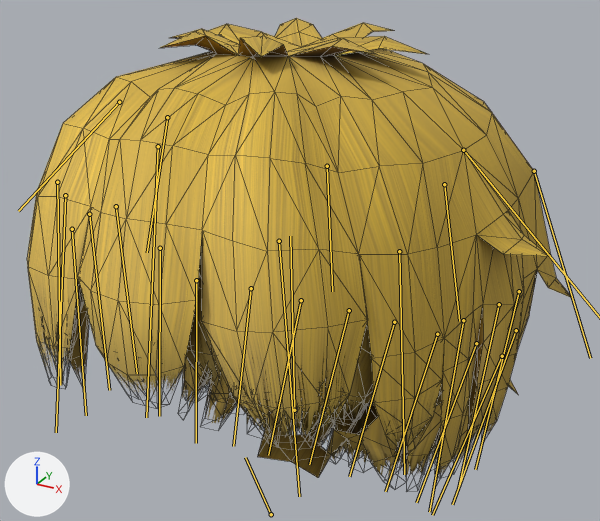
The glTF model data/chars/hair_boy/hair_inroom.gltf as it was, and as the next commit left it.
The view is the same before and after, from a 50 mm lens placed at (0.3, -0.536, 0.412), pointed at (-0.001, 0.011, 0.139). Arrows for +X, +Y and +Z are at lower left; the lights stay in place. Both versions are drawn at frame 1 of the action 'GAME.INROOM.SEAT_WITH_PDA.LOOKING'; the numbers are the values there. The bones that bend it are drawn over the model as lines. Mesh edges are drawn as thin lines.

The first picture shows 'hair.boy'.
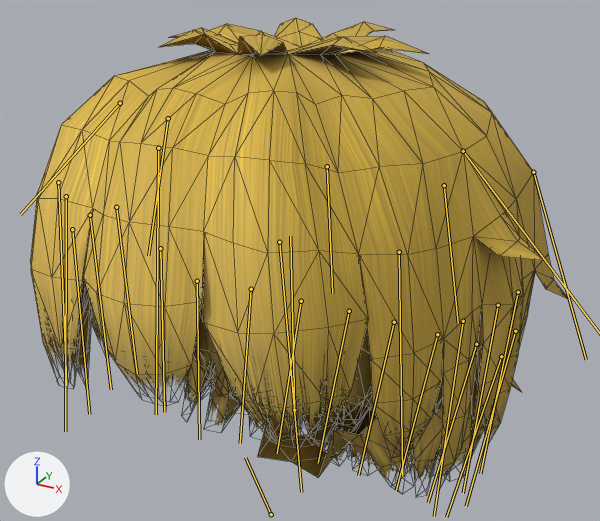
Commit message: update hairs

Pixel boxes (x1, y1, x2, y2) of what changed, in the pictures (600 x 521 px):
'hair.boy', posed: before (27, 18, 572, 481); after (30, 17, 569, 485)
bone 'Front.001', root to tip: before (158, 146) to (146, 417); after (158, 148) to (156, 414)
bone 'Front.002.R', root to tip: before (65, 195) to (56, 432); after (66, 196) to (65, 431)
bone 'Front.002.L', root to tip: before (279, 241) to (299, 496); after (279, 242) to (301, 492)
bone 'Front.003.R', root to tip: before (57, 182) to (60, 385); after (58, 182) to (66, 385)
bone 'Side.001.L', root to tip: before (463, 320) to (429, 512); after (463, 321) to (434, 516)
bone 'Side.001.R', root to tip: before (72, 229) to (86, 415); after (72, 229) to (89, 414)
bone 'Side.002.L', root to tip: before (499, 304) to (458, 488); after (498, 305) to (463, 493)
bone 'Side.003.L', root to tip: before (519, 291) to (475, 469); after (518, 292) to (480, 473)
bone 'Side.004.R', root to tip: before (160, 248) to (159, 416); after (160, 248) to (164, 412)
bone 'Side.004.L', root to tip: before (516, 330) to (452, 504); after (515, 331) to (466, 506)
bone 'Back.001.R', root to tip: before (196, 280) to (196, 443); after (197, 281) to (199, 439)
bone 'Back.001.L', root to tip: before (502, 356) to (432, 515); after (501, 356) to (446, 517)
bone 'Back.002.R', root to tip: before (251, 288) to (233, 446); after (251, 289) to (240, 443)
bone 'Back.002.L', root to tip: before (476, 343) to (416, 502); after (476, 344) to (428, 502)
bone 'Back.003.R', root to tip: before (301, 300) to (268, 455); after (301, 301) to (277, 453)
bone 'Back.003.L', root to tip: before (437, 334) to (385, 491); after (437, 334) to (396, 490)
bone 'Back.004.R', root to tip: before (349, 310) to (309, 464); after (349, 311) to (318, 463)
bone 'Back.004.L', root to tip: before (394, 322) to (349, 476); after (394, 322) to (358, 475)
bone 'Tail.001.R', root to tip: before (119, 102) to (18, 211); after (120, 103) to (20, 214)

The change in detail:
Bone 'Front.001' (bone_front_001) moves from (0.0, 0.0, 0.0) to (0.0, 0.001, 0.0).
Bone 'Front.001' (bone_front_001) turns from (2, 0, -3) to (5, 0, -3) degrees about its own x, y and z.
Bone 'Front.002.R' (bone_front_002_r) turns from (-1, 0, -5) to (1, 0, -5) degrees about its own x, y and z.
Bone 'Front.002.L' (bone_front_002_l) turns from (3, 0, -6) to (5, 0, -6) degrees about its own x, y and z.
Bone 'Front.003.R' (bone_front_003_r) turns from (-2, 0, -4) to (-1, 0, -4) degrees about its own x, y and z.
Bone 'Side.001.L' (bone_side_001_l) turns from (0, 0, -5) to (-2, 0, -5) degrees about its own x, y and z.
Bone 'Side.001.R' (bone_side_001_r) turns from (-3, 0, -4) to (-3, 0, -2) degrees about its own x, y and z.
Bone 'Side.002.L' (bone_side_002_l) turns from (0, 0, -4) to (-2, 0, -3) degrees about its own x, y and z.
Bone 'Side.003.L' (bone_side_003_l) turns from (-1, 0, -2) to (-3, 0, -2) degrees about its own x, y and z.
Bone 'Side.004.R' (bone_side_004_r) turns from (-5, 0, 3) to (-6, 0, 7) degrees about its own x, y and z.
Bone 'Side.004.L' (bone_side_004_l) turns from (-1, 0, -8) to (-5, 0, -11) degrees about its own x, y and z.
Bone 'Back.001.R' (bone_back_001_r) turns from (-6, 0, 0) to (-9, 0, 4) degrees about its own x, y and z.
Bone 'Back.001.L' (bone_back_001_l) turns from (-4, 0, -7) to (-9, -1, -9) degrees about its own x, y and z.
Bone 'Back.002.R' (bone_back_002_r) turns from (-6, 0, -2) to (-11, 0, 1) degrees about its own x, y and z.
Bone 'Back.002.L' (bone_back_002_l) turns from (-7, 0, -5) to (-12, 0, -5) degrees about its own x, y and z.
Bone 'Back.003.R' (bone_back_003_r) turns from (-7, 0, -2) to (-12, 0, 1) degrees about its own x, y and z.
Bone 'Back.003.L' (bone_back_003_l) turns from (-7, 0, -5) to (-12, 0, -5) degrees about its own x, y and z.
Bone 'Back.004.R' (bone_back_004_r) turns from (-7, 0, -3) to (-12, 0, -1) degrees about its own x, y and z.
Bone 'Back.004.L' (bone_back_004_l) turns from (-7, 0, -4) to (-12, 0, -4) degrees about its own x, y and z.
Bone 'Tail.001.R' (bone_tail_001_r) moves from (0.0, 0.0, 0.0) to (0.0, 0.001, 0.001).
Bone 'Tail.001.R' (bone_tail_001_r) turns from (1, 0, 0) to (2, 0, 0) degrees about its own x, y and z.
Bone 'Tail.001.L' (bone_tail_001_l) moves from (0.0, 0.0, 0.0) to (0.0, 0.001, 0.001).
Bone 'Tail.001.L' (bone_tail_001_l) turns from (2, 0, -1) to (4, 0, -1) degrees about its own x, y and z.
